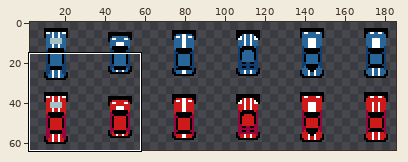
Pixel-art file: Assets/Raw Assets/Cars.aseprite. The first picture is a wide view before the edit; the outline marks the close-up.
Close-up. The starting point:
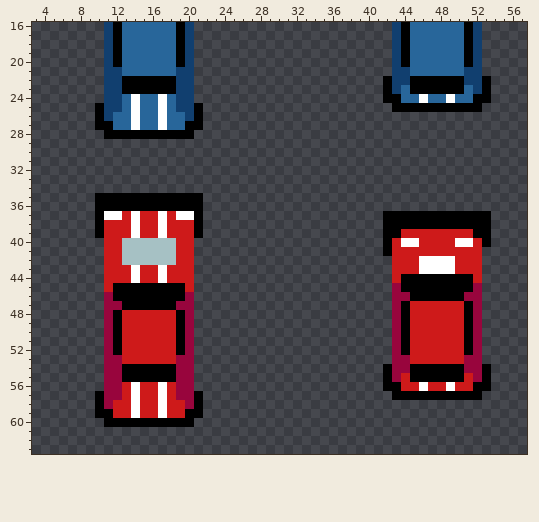
192x64 pixels, 1 frame. Shown: x 3..57, y 16..63. The wide view leaves out empty margins. The commit also changed other parts of the picture, which this record leaves out.
New version:
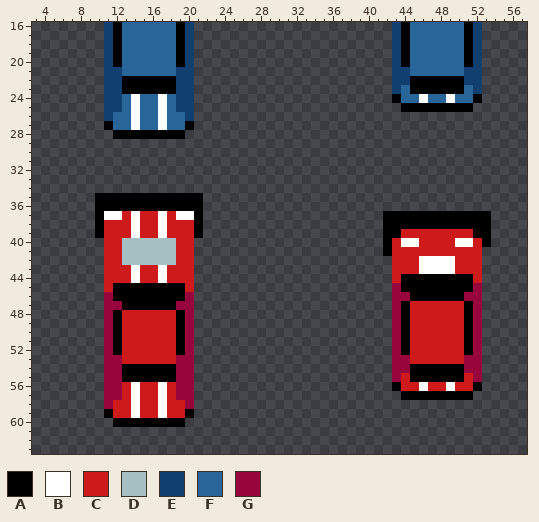
Palette (. is transparent): A #000000  B #ffffff  C #ce1a1a  D #a6c1c4  E #113f6f  F #28669a  G #98053d
The edit:
Layer "Layer 2":
The author cleared colour A in rows 22 to 24 at x 42 and 53; in row 25 at x 10, 21, 43 and 52; in rows 26 to 27 at x 10 and 21; in row 28 at x 11 and 20; in rows 54 to 56 at x 42 and 53; in row 57 at x 10, 21, 43 and 52.
The author cleared colour A in rows 58 to 59 at x 10 and 21; in row 60 at x 11 and 20.
Changed places in both close-ups, as pixel boxes (x1, y1, x2, y2):
erased: (383, 76, 401, 112)
erased: (473, 76, 491, 112)
erased: (95, 103, 113, 139)
erased: (185, 103, 203, 139)
erased: (383, 364, 401, 400)
erased: (473, 364, 491, 400)
erased: (95, 391, 113, 427)
erased: (185, 391, 203, 427)
